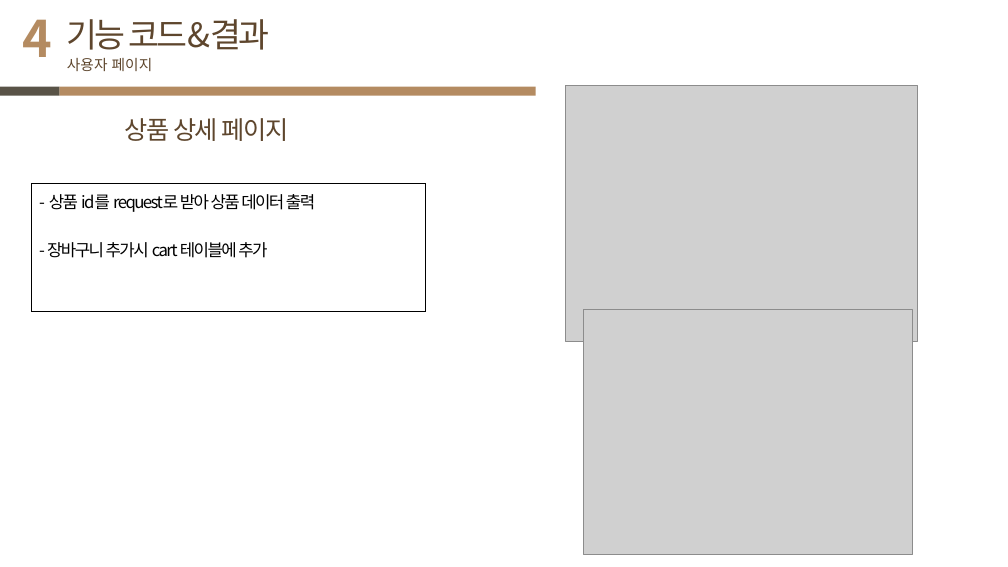
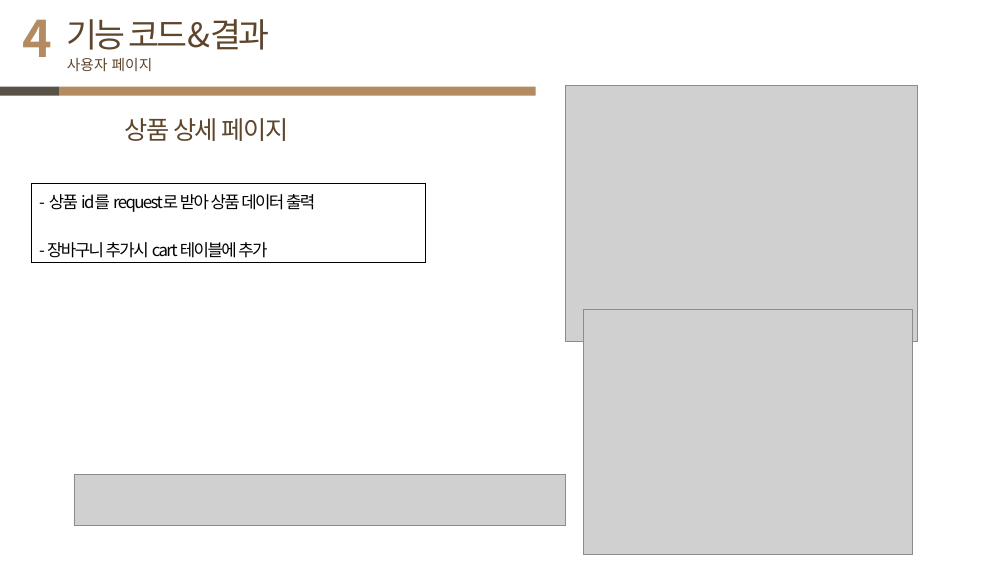
Before and after one commit to JJang-Ah/JSP-shoping-mall-project, a slide deck: slide 27 of JaAhCamping_project(JSP).pptx (slide 20 before the commit). Drawn at 1008x567 pixels with LibreOffice and Linux fonts; fonts in the diff are those of the drawing; grey boxes stand for pictures. Boxes give left, top, right and bottom in pixels: in the first picture for what was removed or moved away, otherwise in the second. Text is boxed around its words. In the diff, an @@ line names an element or a change of style, - is before the commit and + after.

```diff
--- a/JaAhCamping_project(JSP).pptx
+++ b/JaAhCamping_project(JSP).pptx
@@ rectangle "- 상품 id를 request로 받아 ...": place and size @@
-rectangle "- 상품 id를 request로 받아 ..." at (32, 184, 426, 312)
+rectangle "- 상품 id를 request로 받아 ..." at (32, 184, 426, 263)
@@ picture added at (74, 474, 566, 526) @@
```
Also in this commit, not shown: 12 other slides changed, 10 slides added, 2 other files.
